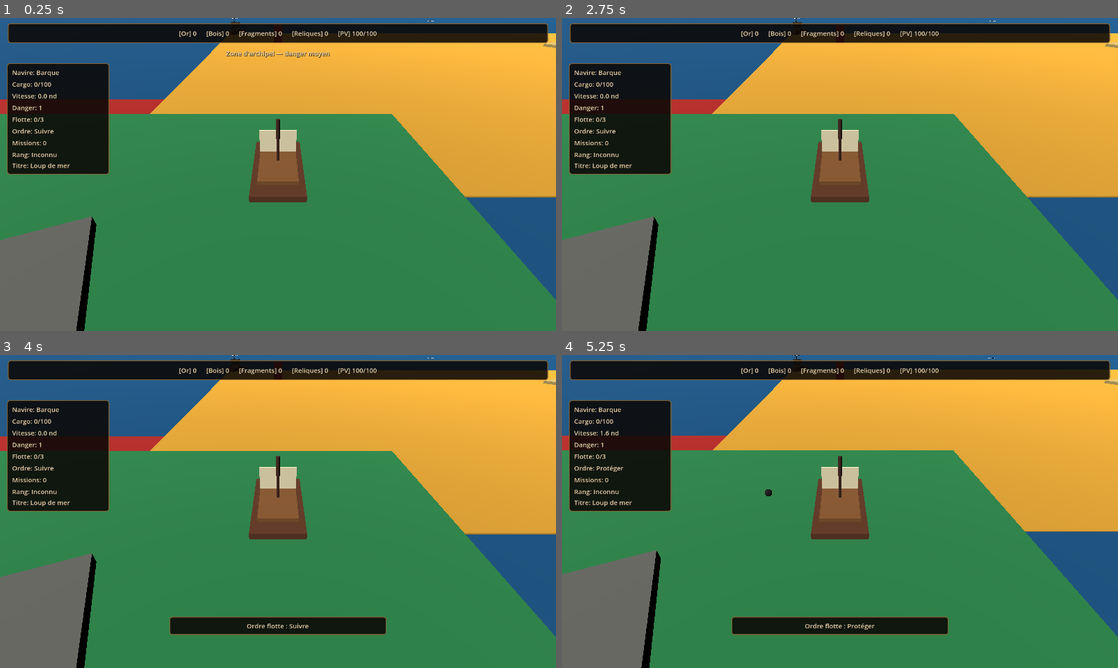
Above: before the commit, frames 1-4 (two rows, left to right).
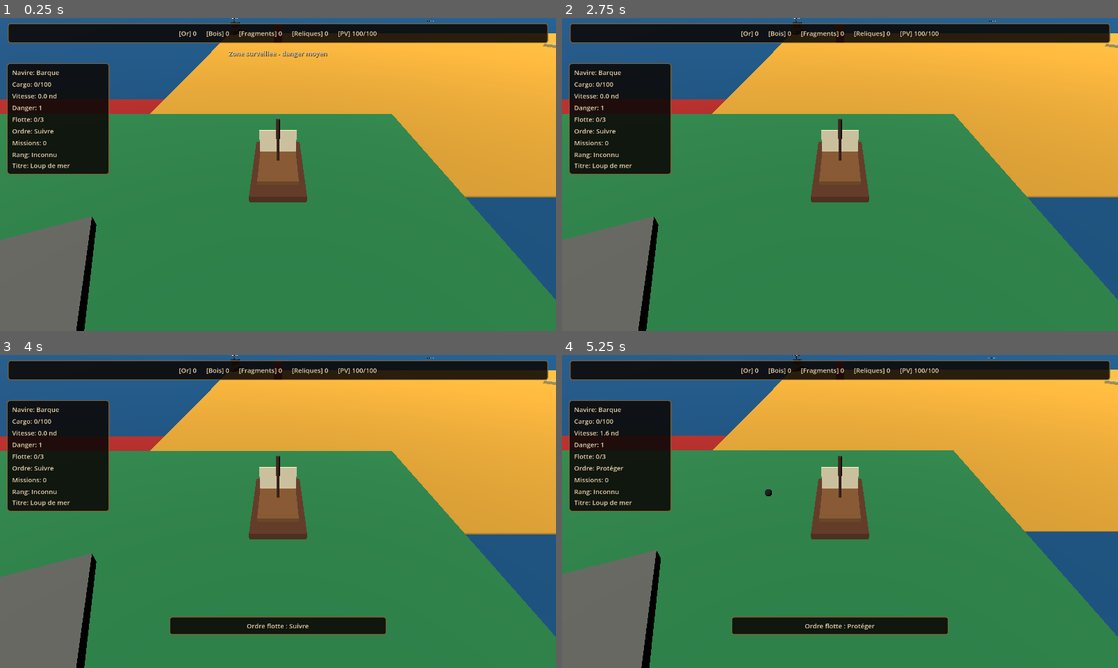
Above: after the commit, the same moments.

Repository: blou132/jeux-pirate
Game: Godot game, scene res://scenes/world/World.tscn
The game is run twice, just before and just after one commit, with the same random seed, the same clock (stepped at 60 frames per second) and the same inputs.
Inputs (mouse positions are in pixels of both pictures, inside the frame that each line leads up to):
- Up to frame 1 (0.25 s): no input
- Up to frame 2 (2.75 s): tap Enter at 0.5, 2 s; move the mouse to (962, 158) at 0.52 s; hold D 0.53-1.25 s; tap R at 0.6 s; click (962, 158) at 0.67 s; tap Space at 1.25 s; drag from (728, 190) to (812, 237) at 1.27 s; move the mouse to (895, 105) at 2.02 s; hold D from 2.03 s (still down); hold Q from 2.03 s (still down)
- Up to frame 3 (4 s): release D at 2.75 s; release Q at 2.75 s; tap Space at 2.75 s; drag from (250, 574) to (111, 464) at 2.77 s; tap Enter at 3.5 s; move the mouse to (444, 558) at 3.52 s; hold A from 3.53 s (still down); tap F at 3.6 s
- Up to frame 4 (5.25 s): release A at 4.25 s; tap Space at 4.25 s; drag from (673, 464) to (756, 433) at 4.27 s; move the mouse to (867, 511) at 5.02 s; hold S from 5.03 s (still down); tap H at 5.1 s; click (867, 511) at 5.17 s

The runs differ from the first frame. In frame 1, 0.2% of the frame differs, in the area x 40-78%, y 0-13%; in frame 2, less than 0.1%; in frame 3, less than 0.1%; in frame 4, less than 0.1%.

Commit message:
feat: place ports by danger progression

Diff:
--- a/scenes/world/World.tscn
+++ b/scenes/world/World.tscn
@@ -41,6 +41,9 @@
 [sub_resource type="StandardMaterial3D" id="StandardMaterial3D_zone_archipelago"]
 albedo_color = Color(0.78, 0.56, 0.14, 1)
 
+[sub_resource type="StandardMaterial3D" id="StandardMaterial3D_zone_contested"]
+albedo_color = Color(0.82, 0.34, 0.12, 1)
+
 [sub_resource type="StandardMaterial3D" id="StandardMaterial3D_zone_hostile"]
 albedo_color = Color(0.62, 0.10, 0.08, 1)
 
@@ -110,14 +113,14 @@
 
 [node name="PortDangerLabel" type="Label3D" parent="DangerZones"]
 position = Vector3(-8, 2.0, 25)
-text = "Zone portuaire"
+text = "Eaux sures"
 font_size = 36
 billboard = 1
 
 [node name="PortDangerArea" type="Area3D" parent="DangerZones"]
 position = Vector3(-8, 1.5, 9)
 script = ExtResource("10_danger_zone")
-zone_message = "Zone portuaire — danger faible"
+zone_message = "Eaux sures - danger faible"
 
 [node name="CollisionShape3D" type="CollisionShape3D" parent="DangerZones/PortDangerArea"]
 shape = SubResource("BoxShape3D_zone_port")
@@ -129,16 +132,35 @@
 
 [node name="ArchipelagoDangerLabel" type="Label3D" parent="DangerZones"]
 position = Vector3(28, 2.0, -46)
-text = "Zone d'archipel"
+text = "Zone surveillee"
 font_size = 36
 billboard = 1
 
 [node name="ArchipelagoDangerArea" type="Area3D" parent="DangerZones"]
 position = Vector3(28, 1.5, -22)
 script = ExtResource("10_danger_zone")
-zone_message = "Zone d'archipel — danger moyen"
+zone_message = "Zone surveillee - danger moyen"
 
 [node name="CollisionShape3D" type="CollisionShape3D" parent="DangerZones/ArchipelagoDangerArea"]
+shape = SubResource("BoxShape3D_zone_archipelago")
+
+[node name="ContestedDangerZone" type="MeshInstance3D" parent="DangerZones"]
+position = Vector3(34, 0.025, 58)
+mesh = SubResource("BoxMesh_zone_archipelago")
+material_override = SubResource("StandardMaterial3D_zone_contested")
+
+[node name="ContestedDangerLabel" type="Label3D" parent="DangerZones"]
+position = Vector3(34, 2.0, 82)
+text = "Zone contestee"
+font_size = 36
+billboard = 1
+
+[node name="ContestedDangerArea" type="Area3D" parent="DangerZones"]
+position = Vector3(34, 1.5, 58)
+script = ExtResource("10_danger_zone")
+zone_message = "Zone contestee - danger eleve"
+
+[node name="CollisionShape3D" type="CollisionShape3D" parent="DangerZones/ContestedDangerArea"]
 shape = SubResource("BoxShape3D_zone_archipelago")
 
 [node name="HostileDangerZone" type="MeshInstance3D" parent="DangerZones"]
@@ -155,7 +177,7 @@
 [node name="HostileDangerArea" type="Area3D" parent="DangerZones"]
 position = Vector3(-46, 1.5, 24)
 script = ExtResource("10_danger_zone")
-zone_message = "Zone hostile — danger élevé"
+zone_message = "Zone hostile - danger tres eleve"
 
 [node name="CollisionShape3D" type="CollisionShape3D" parent="DangerZones/HostileDangerArea"]
 shape = SubResource("BoxShape3D_zone_hostile")
@@ -234,7 +256,7 @@
 billboard = 1
 
 [node name="GreatPort" parent="." instance=ExtResource("6_port")]
-position = Vector3(-38, 0, 56)
+position = Vector3(34, 0, 58)
 rotation_degrees = Vector3(0, 140, 0)
 scale = Vector3(1.18, 1.18, 1.18)
 port_id = "great_port"
Not shown: 1 places in scenes/world/World.tscn that only renumber resources
